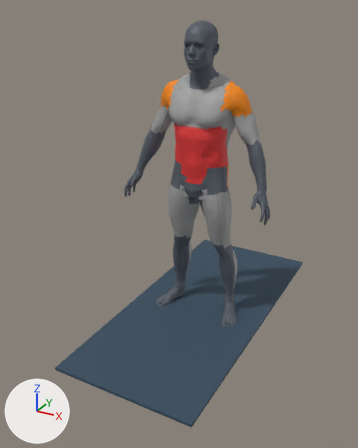
One commit to the Blender file assets_3d/source_blend/abs_plank.blend: the scene before it, then after it.
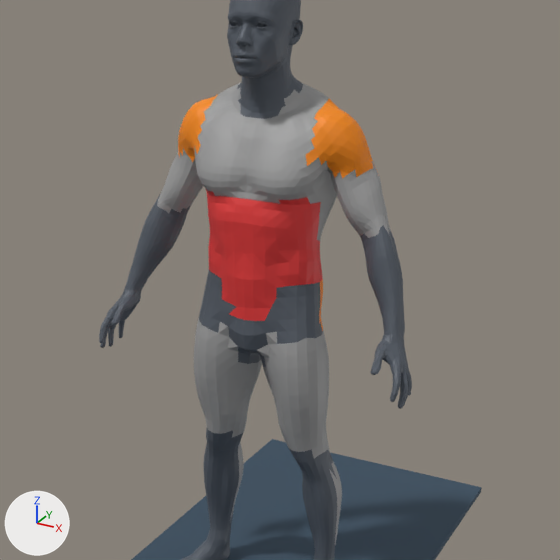
Each version appears first whole from a 50 mm lens placed at (1.235, -2.497, 1.848), pointed at (-0.074, -0.117, 0.658), and next in a close-up on the part from 22% to 95% of the width and 8% to 66% of the height. Lighting does not change. The marker at lower left points along +X, +Y and +Z. The first two pictures are the older version.

Names of what the first close-up shows: 'Body_Head_Neck', 'Body_Joints_Hands_Feet', 'Equip_Mat', 'Mesh_Muscle_Abs_Core', 'Mesh_Muscle_Biceps', 'Mesh_Muscle_Chest', 'Mesh_Muscle_Quads', 'Mesh_Muscle_Shoulders', 'Mesh_Muscle_Traps' and 5 more.
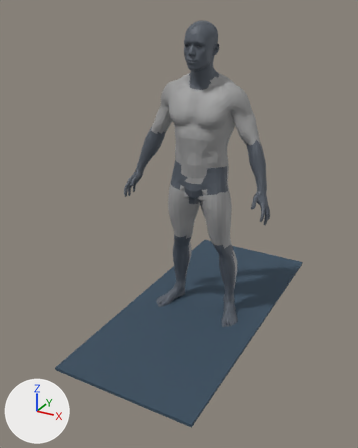
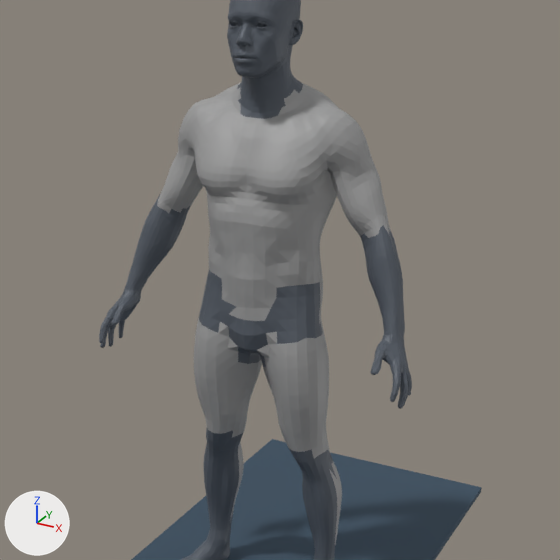
Where the change shows, as pixel boxes [x1, y1, x2, y2] in the close-ups (560 x 560 px):
'Mesh_Muscle_Abs_Core', recoloured (red to grey)
    both: [205, 188, 323, 321]
'Mesh_Muscle_Shoulders', recoloured (orange to grey)
    both: [178, 95, 376, 174]
part 1 of me_mesh_muscle_shoulders, reshaped
    before: [178, 143, 195, 162]
part 2 of me_mesh_muscle_shoulders, reshaped
    before: [326, 156, 361, 179]
    after: [370, 161, 379, 178]

What the commit changed:
Material 'Mat_Muscle_Shoulders' (mat_mat_muscle_shoulders) changes colour from orange #f98b00 to grey #9e9e9e; in linear values from (0.95, 0.26, 0.0) to (0.341, 0.341, 0.341).
Material 'Mat_Muscle_Abs_Core' (mat_mat_muscle_abs_core) changes colour from red #e53838 to grey #9e9e9e; in linear values from (0.78, 0.04, 0.04) to (0.341, 0.341, 0.341).
me_mesh_muscle_shoulders is used by ob_mesh_muscle_shoulders; location (0.0, 0.0, 0.0).
me_mesh_muscle_shoulders had 254 vertices, 218 faces and spanned x -0.294..0.29, y -0.074..0.15, z 1.294..1.481.
me_mesh_muscle_shoulders now has 243 vertices, 208 faces and spans x -0.294..0.294, y -0.074..0.15, z 1.294..1.481.
Part 1, on me_mesh_muscle_shoulders:
7 vertices are removed from x -0.256..-0.189, y -0.019..0.119, z 1.302..1.329.
7 faces are deleted.
1 vertex is added at (-0.289, 0.035, 1.3).
2 new faces join them.
Part 2, on me_mesh_muscle_shoulders:
8 vertices are removed from x 0.189..0.257, y -0.019..0.118, z 1.299..1.328.
8 faces are deleted.
3 vertices are added at (0.293, 0.049, 1.301), (0.294, 0.064, 1.299), (0.289, 0.035, 1.3).
3 new faces join them.
